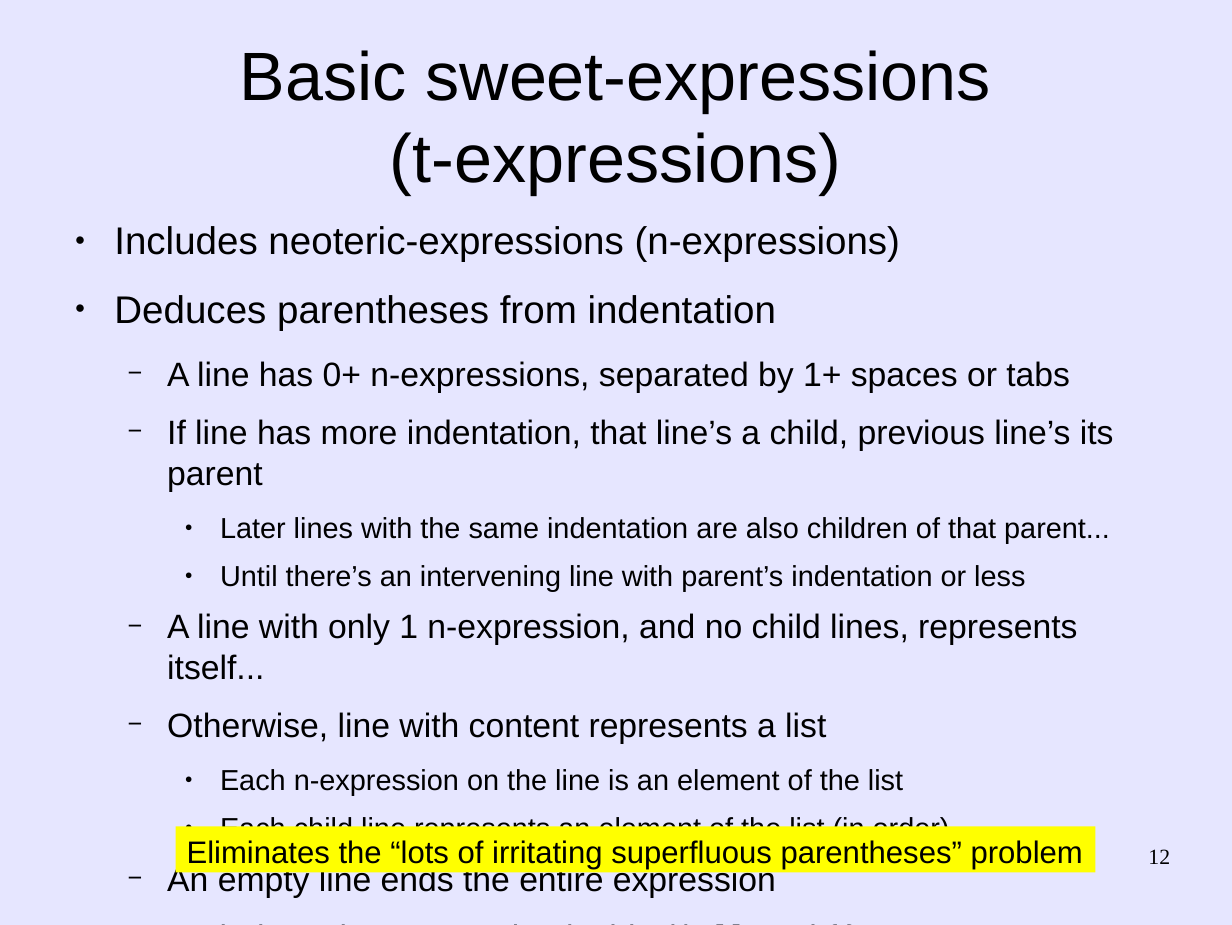
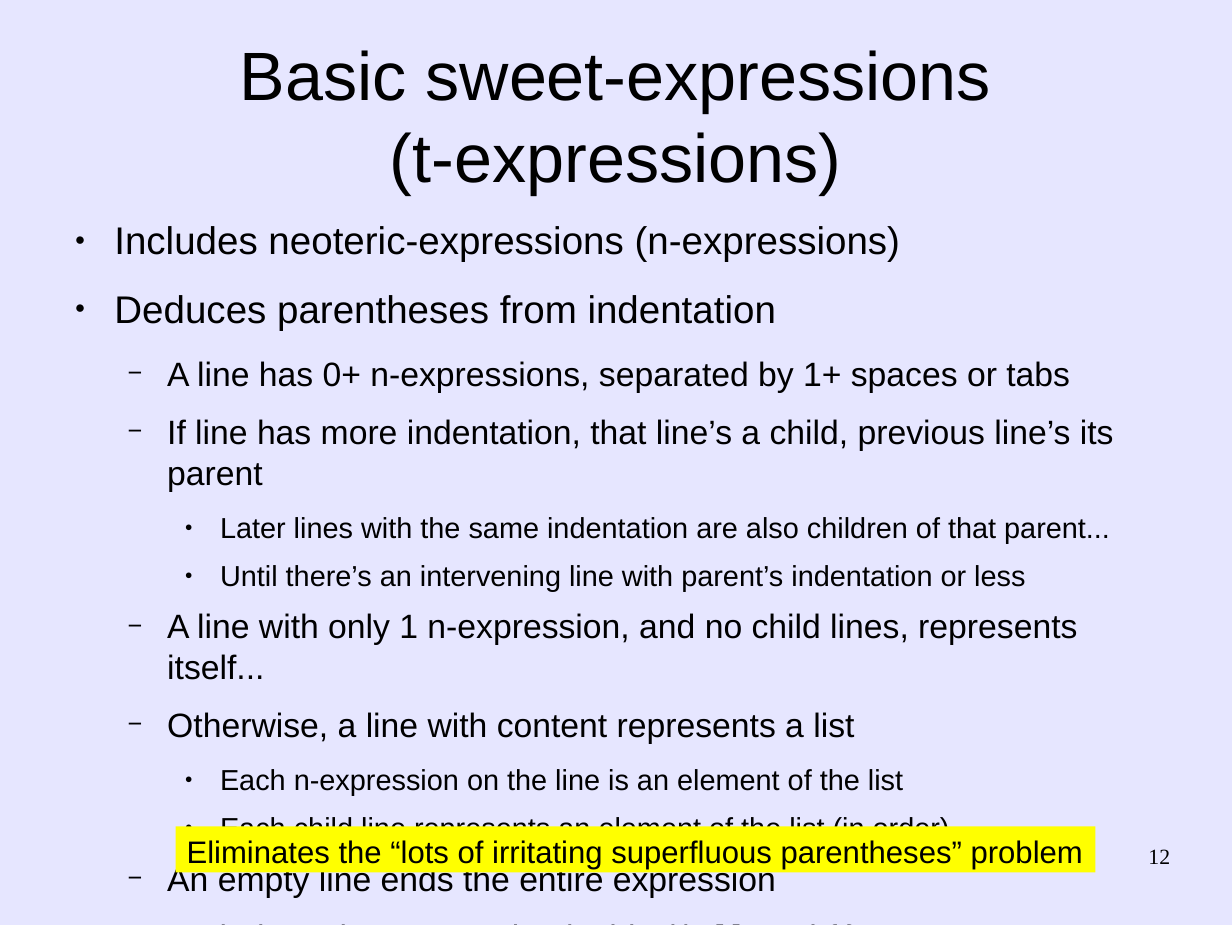
Before and after one commit to martin12333/Readable-Lisp-S-expressions, a slide deck: slide 12 of readable-s-expressions.odp. Drawn at 1232x925 pixels with LibreOffice and Linux fonts; fonts in the diff are those of the drawing. Boxes give left, top, right and bottom in pixels: in the first picture for what was removed or moved away, otherwise in the second. Text is boxed around its words. In the diff, an @@ line names an element or a change of style, - is before the commit and + after.

Commit message:
readable-s-expressions.odp: Update presentation with small tweaks

```diff
--- a/readable-s-expressions.odp
+++ b/readable-s-expressions.odp
@@ text at box(167, 712, 854, 744): text changed @@
-  − Otherwise, line with content represents a list
+  − Otherwise, a line with content represents a list
```
Also in this commit, not shown: 8 other slides changed.
